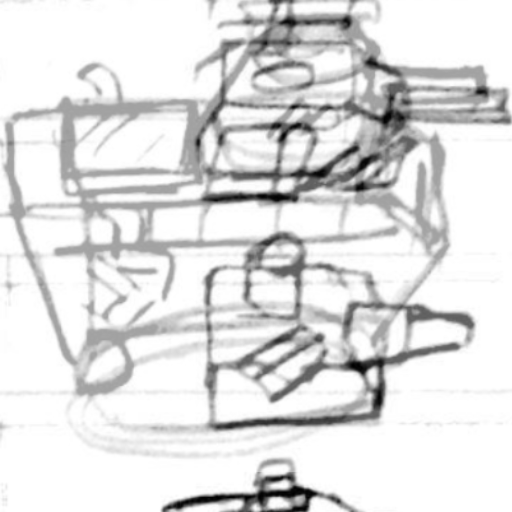
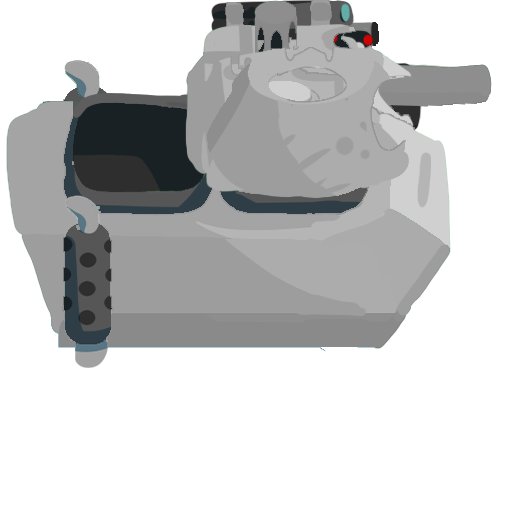
Revision of a layered 512px x 512px image; what changed, layer by layer:
removed layer "Layer 1" (was 37%) over [0,0,512,472]
removed layer "Layer 2" over [0,0,512,512]
added layer "rebel_turret colore" above "empire_turret copy" over [207,45,406,199]
added layer "empire_turret copy" above "union_turret copy" over [203,46,417,187]
added layer "union_turret copy" above "coalition_turret copy" over [203,0,383,192]
added layer "coalition_turret copy" above "federal_turret copy" over [185,0,414,189]
added layer "federal_turret copy" above "cannon copy" over [207,47,405,199]
added layer "cannon copy" above "ifv_top copy" over [372,63,492,107]
added layer "ifv_top copy" above "rebel_turret" over [6,100,451,349]
added layer "rebel_turret" above "empire_turret" over [207,0,416,199]
added layer "empire_turret" above "union_turret" over [203,2,422,187]
added layer "union_turret" above "coalition_turret" over [203,0,419,192]
added layer "coalition_turret" above "federal_turret" over [185,0,419,189]
added layer "federal_turret" above "cannon" over [207,22,412,199]
added layer "cannon" above "ifv_top" over [372,63,492,107]
renamed "apc_top" to "ifv_top", painted on it over [6,98,487,375]
removed layer "apc_bot" over [43,101,395,220]
removed layer "Background" over [0,0,512,512]
added layer "transport" over [43,60,395,220]
